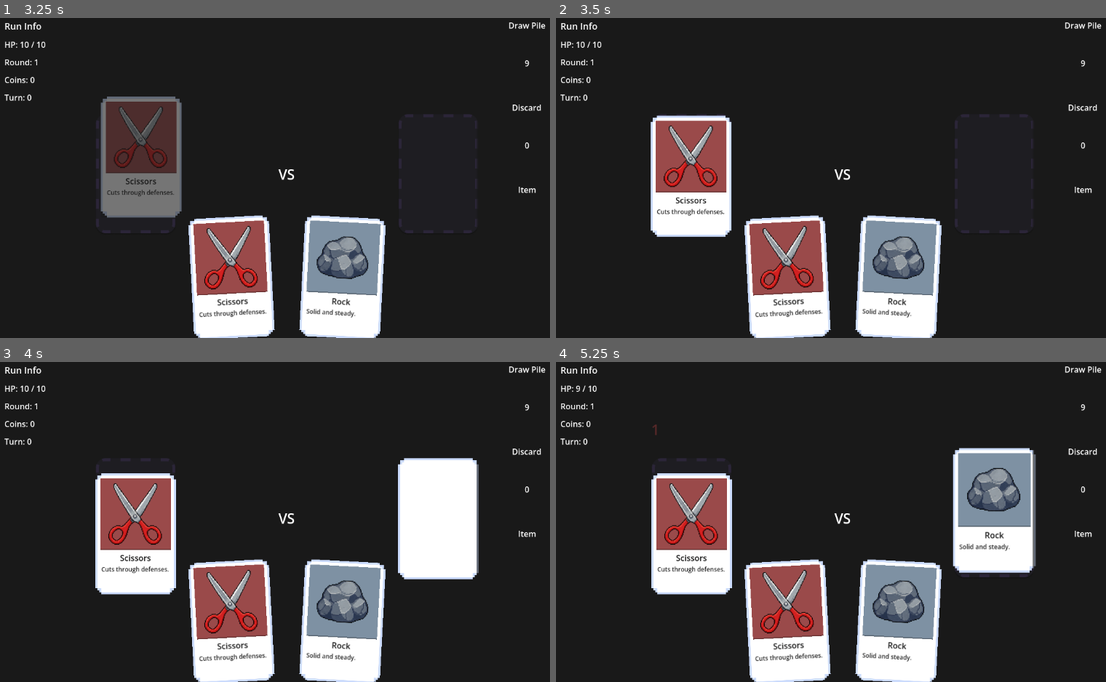
Above: before the commit, frames 1-4 (two rows, left to right).
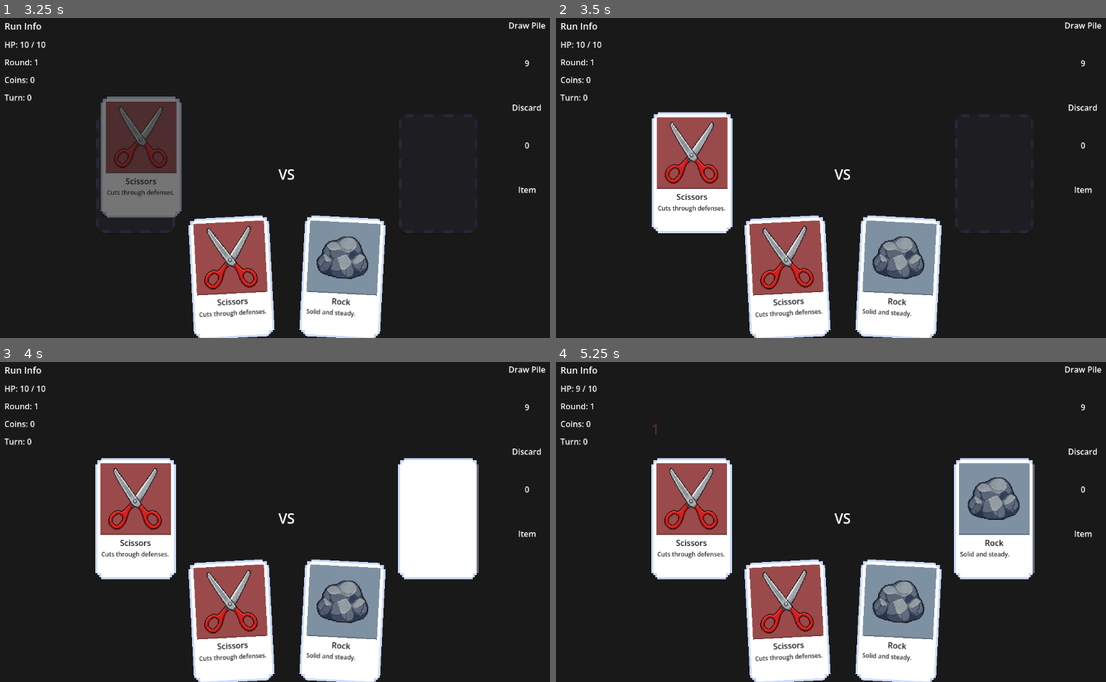
Above: after the commit, the same moments.

Repository: MaulRai/jankpot
Game: Godot game, scene res://scenes/main/Main.tscn
Two runs of this game, one before a commit and one after it. Both use one fixed random seed, a clock stepped at 60 frames per second and the inputs below.
Inputs (mouse positions are in pixels of both pictures, inside the frame that each line leads up to):
- Up to frame 1 (3.25 s): tap Enter at 0.5 s; drag from (231, 277) to (346, 104) at 0.52 s; drag from (286, 277) to (258, 238) at 1.27 s; move the mouse to (341, 277) at 2.02 s; click (341, 277) at 2.17 s; tap Space at 2.75 s; drag from (258, 238) to (110, 126) at 2.77 s
- Up to frame 2 (3.5 s): no input
- Up to frame 3 (4 s): drag from (137, 518) to (313, 518) at 3.52 s
- Up to frame 4 (5.25 s): drag from (693, 534) to (754, 435) at 4.27 s; move the mouse to (996, 518) at 5.02 s; click (996, 518) at 5.17 s

Frame 1 is identical in both runs. In frame 2, 2.3% of the frame differs, in the area x 17-33%, y 29-69%; in frame 3, 3.7%; in frame 4, 6.7%, in the area x 17-88%, y 19-73%.

Commit message:
feat: polishing card reveal animation

Diff:
--- a/scripts/game/GameController.gd
+++ b/scripts/game/GameController.gd
@@ -69,6 +69,7 @@
 
 func _play_card(card_data: CardDef, card_view: CardView) -> void:
 	_is_animating = true
+	card_view.set_interaction_enabled(false)
 
 	# 1. Animate player card from hand to player slot
 	var start_global: Vector2 = card_view.global_position
@@ -79,17 +80,20 @@
 	card_view.z_index = 1000
 
 	var tween := create_tween()
-	tween.tween_property(card_view, "global_position", player_slot.global_position, 0.45) \
-		.set_trans(Tween.TRANS_BACK).set_ease(Tween.EASE_OUT)
-	tween.parallel().tween_property(card_view, "rotation_degrees", 0.0, 0.45)
-	tween.parallel().tween_property(card_view, "scale", Vector2(1.0, 1.0), 0.45)
+	tween.tween_property(
+		card_view,
+		"global_position",
+		player_slot.get_card_target_global_position(),
+		0.35
+	).set_trans(Tween.TRANS_QUAD).set_ease(Tween.EASE_OUT)
+	tween.parallel().tween_property(card_view, "rotation_degrees", 0.0, 0.35)
+	tween.parallel().tween_property(card_view, "scale", Vector2(1.0, 1.0), 0.35)
 
 	await tween.finished
 
 	player_slot.clear_slot()
 	player_slot.place_card(card_view)
 	card_view.z_index = 0
-	card_view.mouse_filter = Control.MOUSE_FILTER_IGNORE
 
 	# 2. Enemy chooses hidden card
 	var enemy_card: CardDef = enemy_controller.choose_card()
@@ -100,11 +104,13 @@
 		enemy_view = hand_view.card_scene.instantiate()
 		enemy_view.custom_minimum_size = Vector2(160, 240)
 		enemy_slot.place_card(enemy_view)
+		enemy_view.set_interaction_enabled(false)
 		enemy_view.set_face_down(true)
 		enemy_view.z_index = 0
+		await _animate_enemy_card_entry(enemy_view)
 
 	# 4. Brief pause before reveal
-	await get_tree().create_timer(0.4).timeout
+	await get_tree().create_timer(0.2).timeout
 
 	# 5. Flip reveal enemy card
 	if enemy_view and enemy_card:
@@ -136,6 +142,17 @@
 	turn_count += 1
 	_update_labels()
 	emit_signal("turn_resolved")
+
+func _animate_enemy_card_entry(card_view: CardView) -> void:
+	card_view.position = Vector2(0.0, -70.0)
+	card_view.modulate.a = 0.0
+
+	var tween := create_tween()
+	tween.tween_property(card_view, "position", Vector2.ZERO, 0.3) \
+		.set_trans(Tween.TRANS_QUAD).set_ease(Tween.EASE_OUT)
+	tween.parallel().tween_property(card_view, "modulate:a", 1.0, 0.25) \
+		.set_trans(Tween.TRANS_QUAD).set_ease(Tween.EASE_OUT)
+	await tween.finished
 
 func _flip_card(card_view: CardView, revealed_data: CardDef) -> void:
 	# Scale X to 0 to hide
--- a/scripts/ui/CardSlot.gd
+++ b/scripts/ui/CardSlot.gd
@@ -13,6 +13,9 @@
 	card_view.rotation_degrees = 0.0
 	card_view.scale = Vector2(1.0, 1.0)
 
+func get_card_target_global_position() -> Vector2:
+	return card_container.global_position
+
 func clear_slot() -> void:
 	for child in card_container.get_children():
 		child.queue_free()
--- a/scripts/ui/CardView.gd
+++ b/scripts/ui/CardView.gd
@@ -20,6 +20,7 @@
 var base_rotation_degrees: float = 0.0
 
 var is_dragging: bool = false
+var interaction_enabled: bool = true
 var drag_offset: Vector2 = Vector2.ZERO
 var transform_tween: Tween
 
@@ -66,7 +67,7 @@
 	return formatted
 
 func _on_mouse_entered() -> void:
-	if is_dragging:
+	if is_dragging or not interaction_enabled:
 		return
 	emit_signal("card_hovered", self)
 	z_index = 100
@@ -76,7 +77,7 @@
 	transform_tween.parallel().tween_property(self, "scale", Vector2(1.05, 1.05), 0.15).set_ease(Tween.EASE_OUT)
 
 func _on_mouse_exited() -> void:
-	if is_dragging:
+	if is_dragging or not interaction_enabled:
 		return
 	emit_signal("card_unhovered", self)
 	z_index = base_z_index
@@ -86,6 +87,8 @@
 	transform_tween.parallel().tween_property(self, "scale", Vector2(1.0, 1.0), 0.15).set_ease(Tween.EASE_OUT)
 
 func _on_gui_input(event: InputEvent) -> void:
+	if not interaction_enabled:
+		return
 	if event is InputEventMouseButton and event.button_index == MOUSE_BUTTON_LEFT:
 		if event.pressed:
 			is_dragging = true
@@ -115,6 +118,17 @@
 	rotation_degrees = base_rotation_degrees
 	scale = Vector2(1.0, 1.0)
 
+func set_interaction_enabled(enabled: bool) -> void:
+	interaction_enabled = enabled
+	if not enabled:
+		is_dragging = false
+		cancel_transform_tween()
+		if outline:
+			outline.visible = false
+		mouse_filter = Control.MOUSE_FILTER_IGNORE
+	else:
+		mouse_filter = Control.MOUSE_FILTER_STOP
+
 func cancel_transform_tween() -> void:
 	if transform_tween and transform_tween.is_valid():
 		transform_tween.kill()
